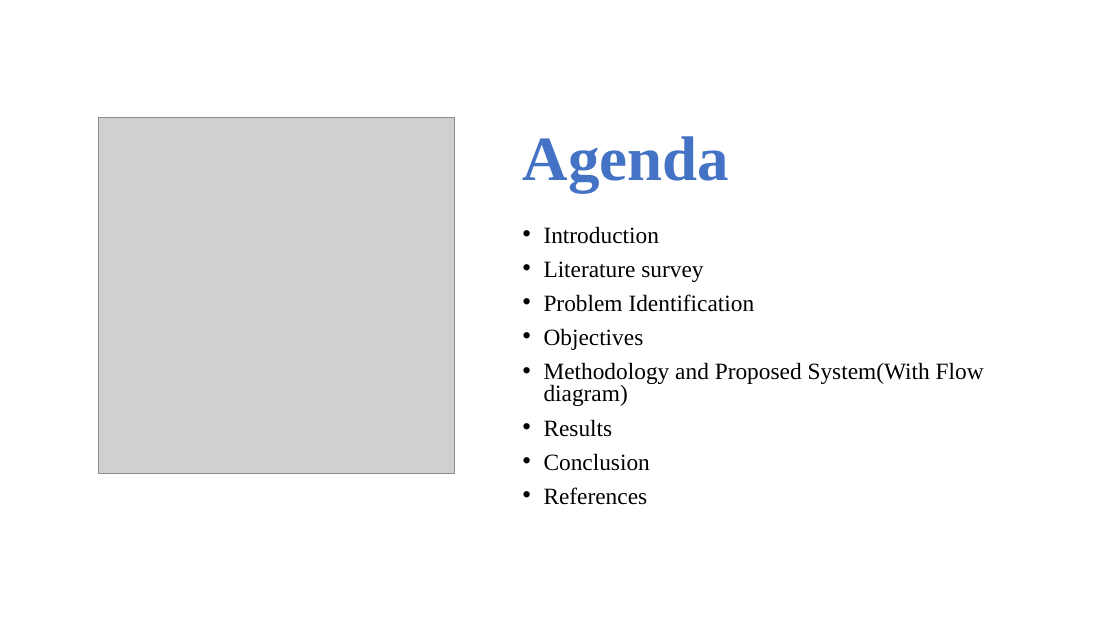
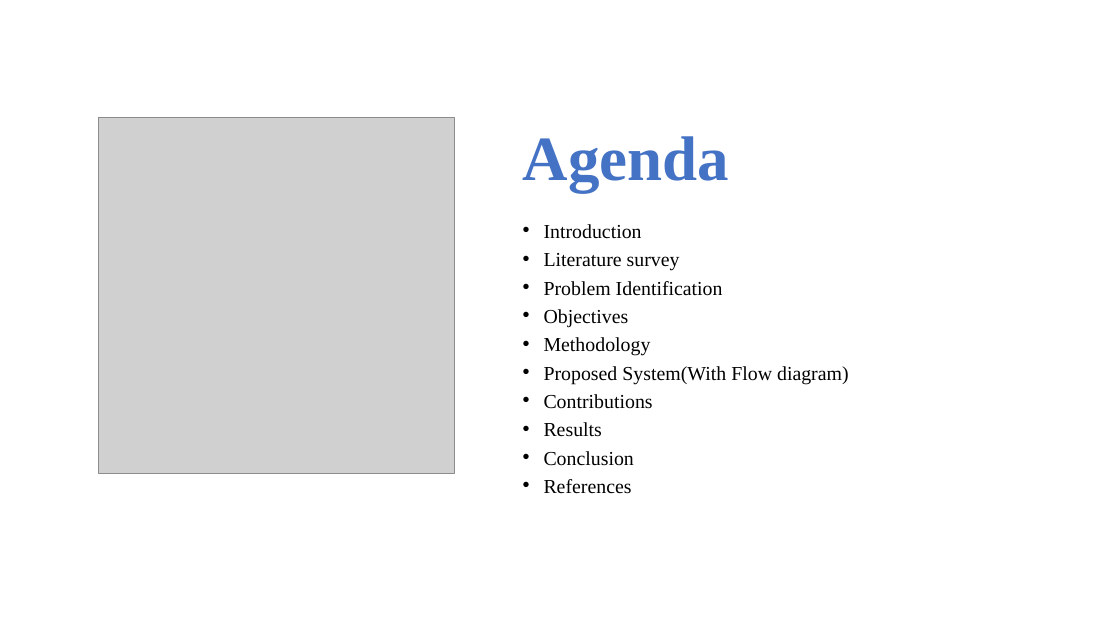
Before and after one commit to SkySingh04/ClassSnap, a slide deck: slide 2 of Documents/ClassSnap.pptx. Drawn at 1120x630 pixels with LibreOffice and Linux fonts; fonts in the diff are those of the drawing; grey boxes stand for pictures. Boxes give left, top, right and bottom in pixels: in the first picture for what was removed or moved away, otherwise in the second. Text is boxed around its words. In the diff, an @@ line names an element or a change of style, - is before the commit and + after.

Commit message:
Final PPT update

```diff
--- a/Documents/ClassSnap.pptx
+++ b/Documents/ClassSnap.pptx
@@ text at [544, 224, 723, 494]: size 20 to 17 pt in "Introduction", "Literature survey", "Problem Identification", "Objectives" and 3 more places; line spacing 0.8 to 0.7 @@
@@ text at [544, 337, 849, 409]: text changed; size 20 to 17 pt @@
-• Methodology and Proposed System(With Flow diagram)
+• Methodology
+• Proposed System(With Flow diagram)
+• Contributions
```
Also in this commit, not shown: 1 other slide changed.
